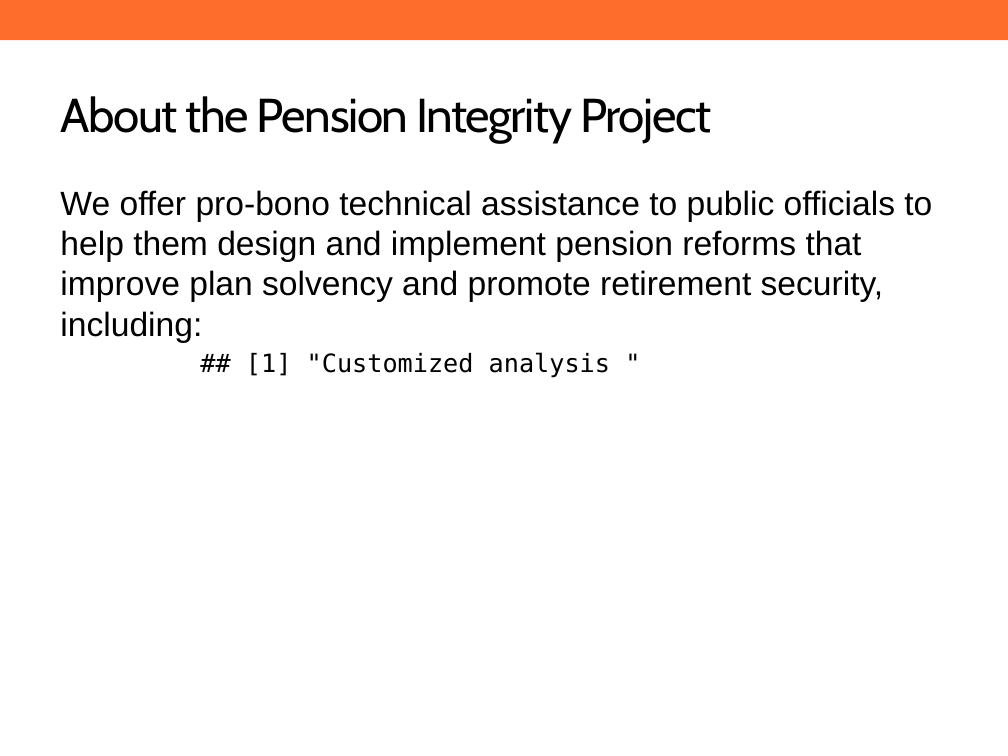
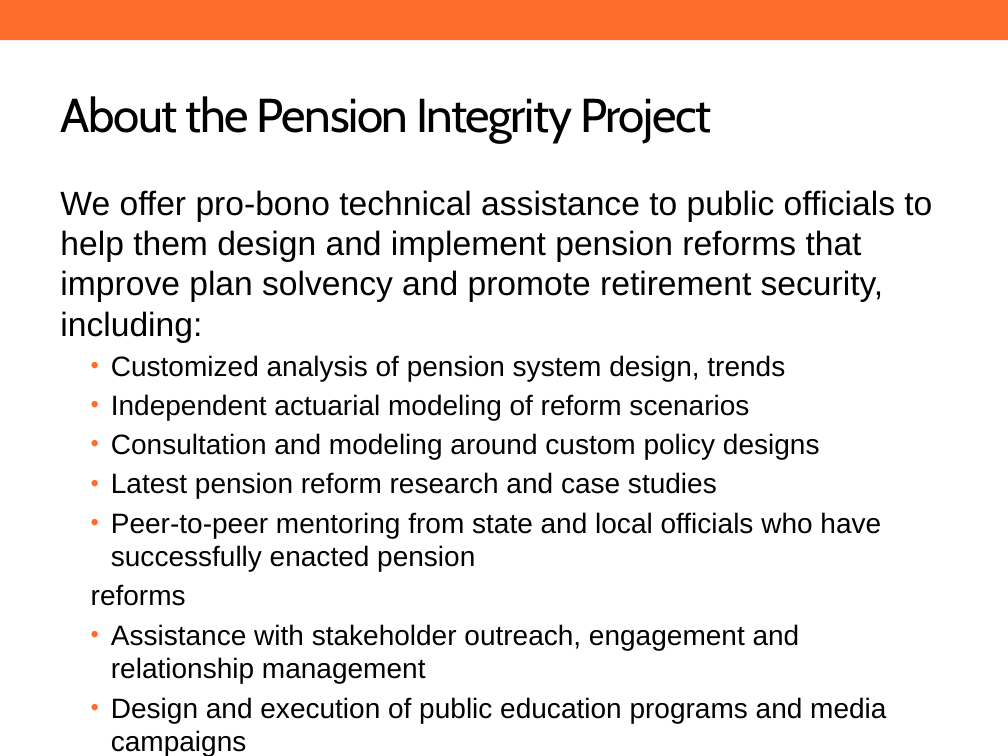
Before and after one commit to ReasonFoundation/GraphicsR, a slide deck: slide 2 of DeckUpdate/SamplePPT.pptx. Drawn at 1008x756 pixels with LibreOffice and Linux fonts; fonts in the diff are those of the drawing; background and template pictures are left out. Boxes give left, top, right and bottom in pixels: in the first picture for what was removed or moved away, otherwise in the second. Text is boxed around its words. In the diff, an @@ line names an element or a change of style, - is before the commit and + after.

```diff
--- a/DeckUpdate/SamplePPT.pptx
+++ b/DeckUpdate/SamplePPT.pptx
@@ text at bbox=[91, 355, 886, 723]: text changed; size 18 to 20 pt; font DejaVu Sans Mono to Arial @@
-## [1] "Customized analysis "
+  • Customized analysis of pension system design, trends
+  • Independent actuarial modeling of reform scenarios
+  • Consultation and modeling around custom policy designs
+  • Latest pension reform research and case studies
+  • Peer-to-peer mentoring from state and local officials who have successfully enacted pension
+  reforms
+  • Assistance with stakeholder outreach, engagement and relationship management
+  • Design and execution of public education programs and media campaigns
```
Also in this commit, not shown: 3 other files.
